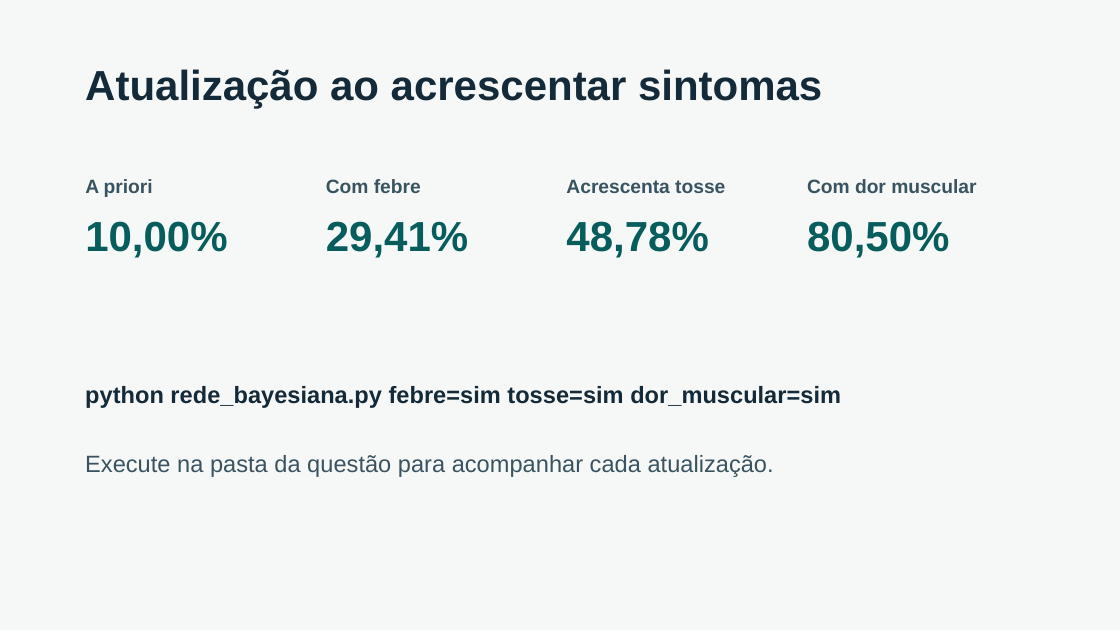
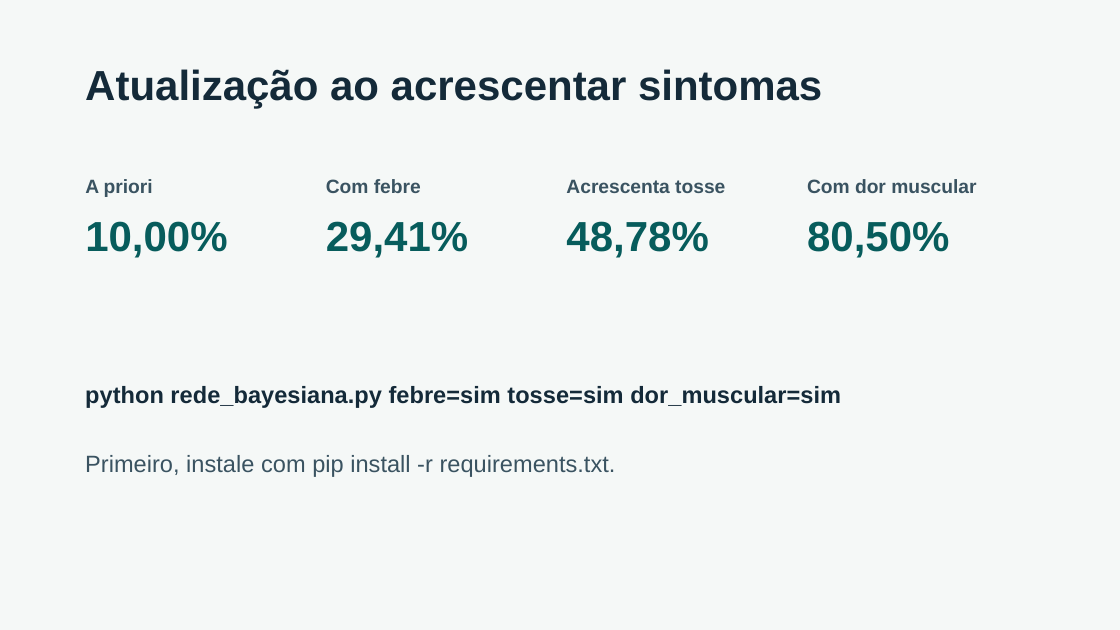
Before and after one commit to luctrindade/IA_LISTA_AB2, a slide deck: slide 3 of Questão_08/Demonstracao.pptx. Drawn at 1120x630 pixels with LibreOffice and Linux fonts; fonts in the diff are those of the drawing. Boxes give left, top, right and bottom in pixels: in the first picture for what was removed or moved away, otherwise in the second. Text is boxed around its words. In the diff, an @@ line names an element or a change of style, - is before the commit and + after.

Commit message:
fix: implementa a questão 8 com pgmpy

```diff
--- a/Questão_08/Demonstracao.pptx
+++ b/Questão_08/Demonstracao.pptx
@@ text at box(85, 455, 616, 477): text changed @@
-Execute na pasta da questão para acompanhar cada atualização.
+Primeiro, instale com pip install -r requirements.txt.
```
Also in this commit, not shown: 1 other slide changed, 5 other files.
